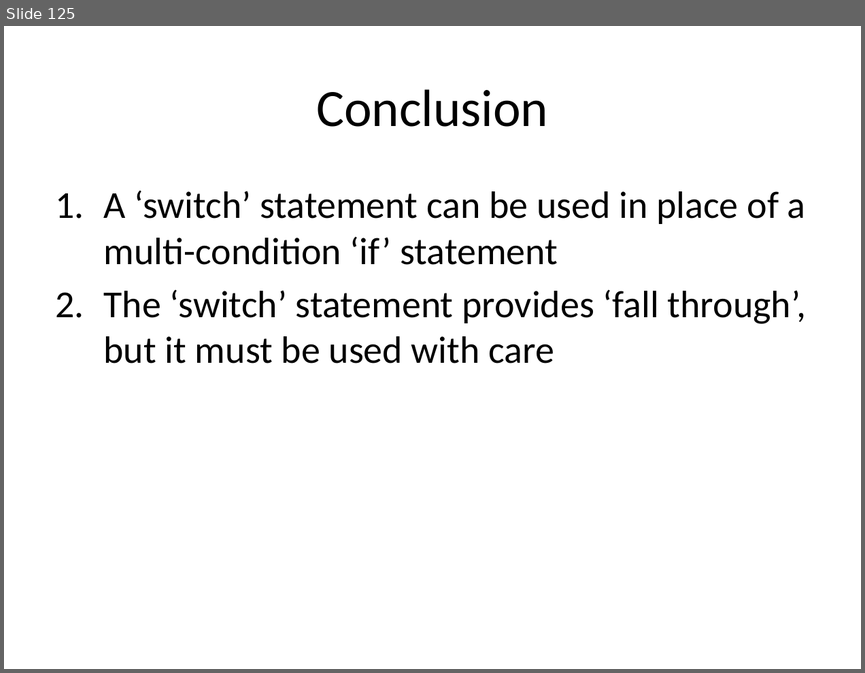
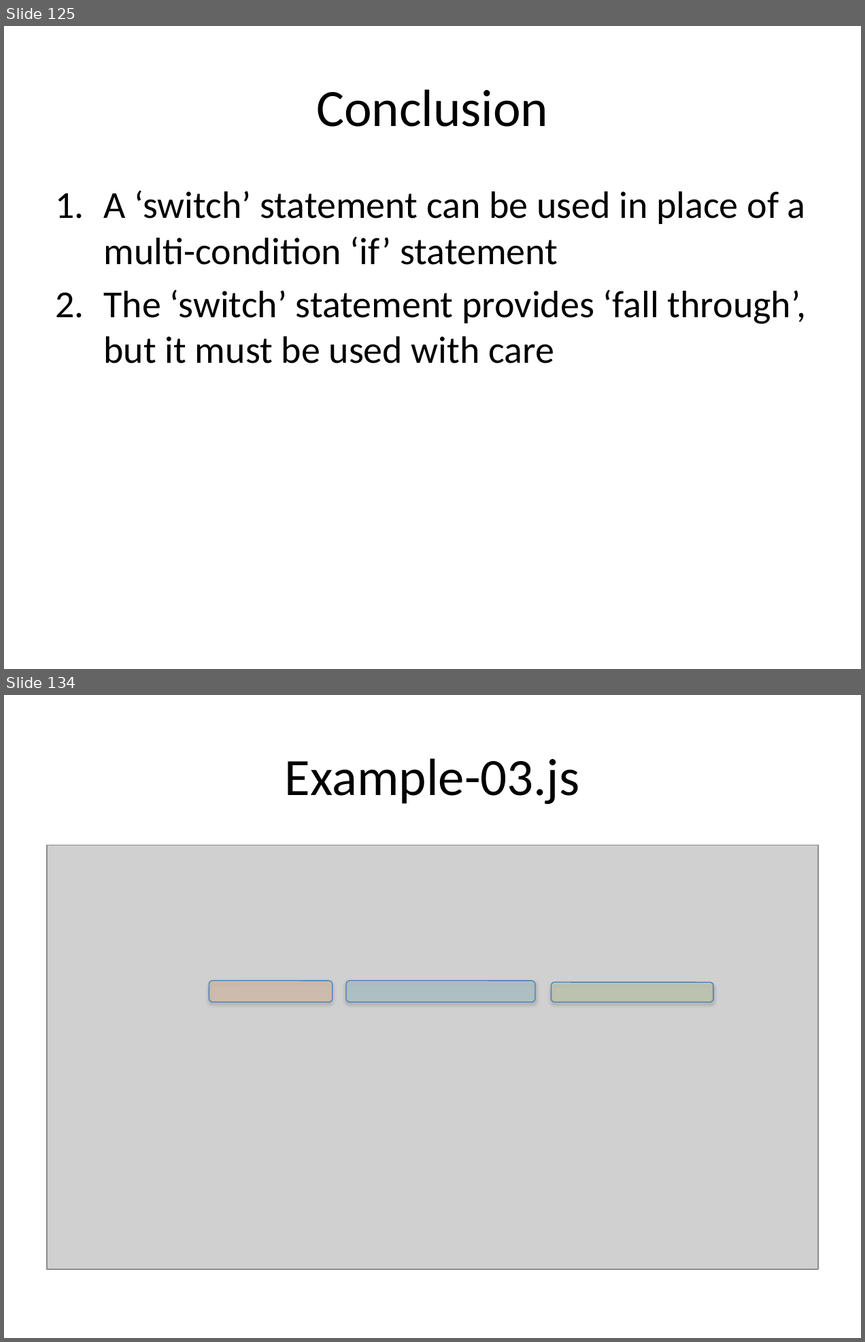
Before and after one commit to xiliax/web-programming-fundamentals, a slide deck: docs/learn-computer-programming.pptx. Shown one above the other, each under a label of ours: slide 125 before the commit, slides 125 and 134 after it; the slides between them are not shown. The pictures are 865x673 and 865x1342 pixels, drawn with LibreOffice and Linux fonts; fonts in the diff are those of the drawing; grey boxes stand for pictures. Boxes give left, top, right and bottom in pixels: in the first picture for what was removed or moved away, otherwise in the second. Text is boxed around its words. In the diff, an @@ line names an element or a change of style, - is before the commit and + after.

```diff
--- a/docs/learn-computer-programming.pptx
+++ b/docs/learn-computer-programming.pptx
@@ slide 134 added at [4, 695, 861, 1338], background #FFFFFF @@
@@ title added at [285, 758, 580, 804], 44 pt, text #000000 @@
+Example-03.js
@@ picture added at [47, 845, 818, 1269] @@
@@ rounded rectangle added at [209, 981, 332, 1002], fill #FAC090 at 30% opacity, outline #4B7EBC 0.75 pt @@
@@ rounded rectangle added at [346, 981, 535, 1002], fill #93CDDD at 30% opacity, outline #4B7EBC 0.75 pt @@
@@ rounded rectangle added at [551, 982, 713, 1002], fill #C3D69B at 30% opacity, outline #4B7EBC 0.75 pt @@
```
Also in this commit, not shown: 17 other slides added, 26 other files.
